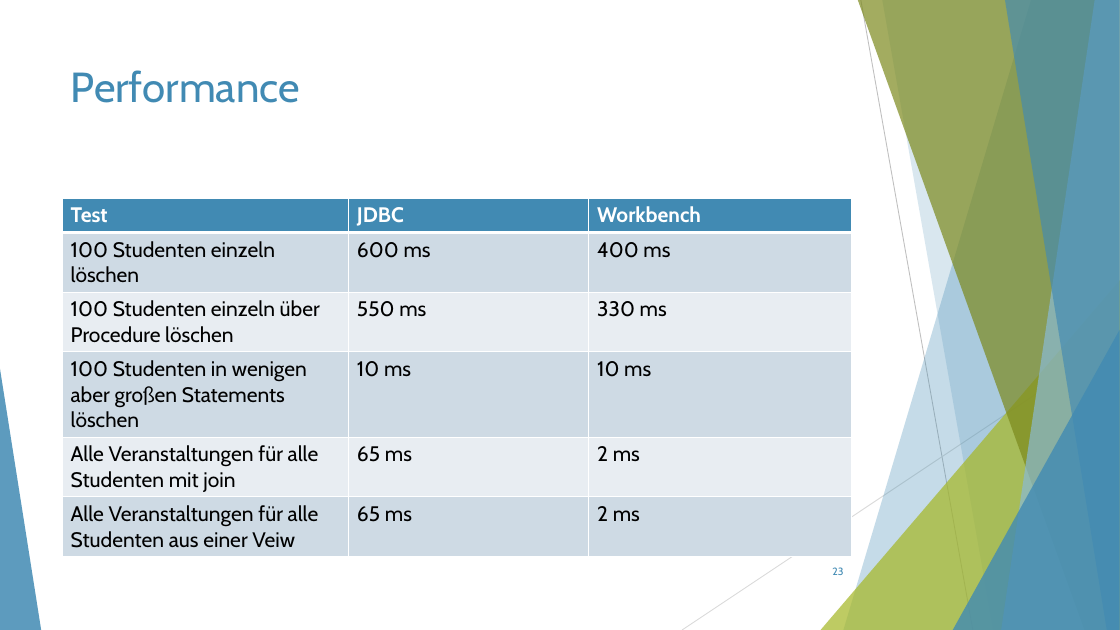
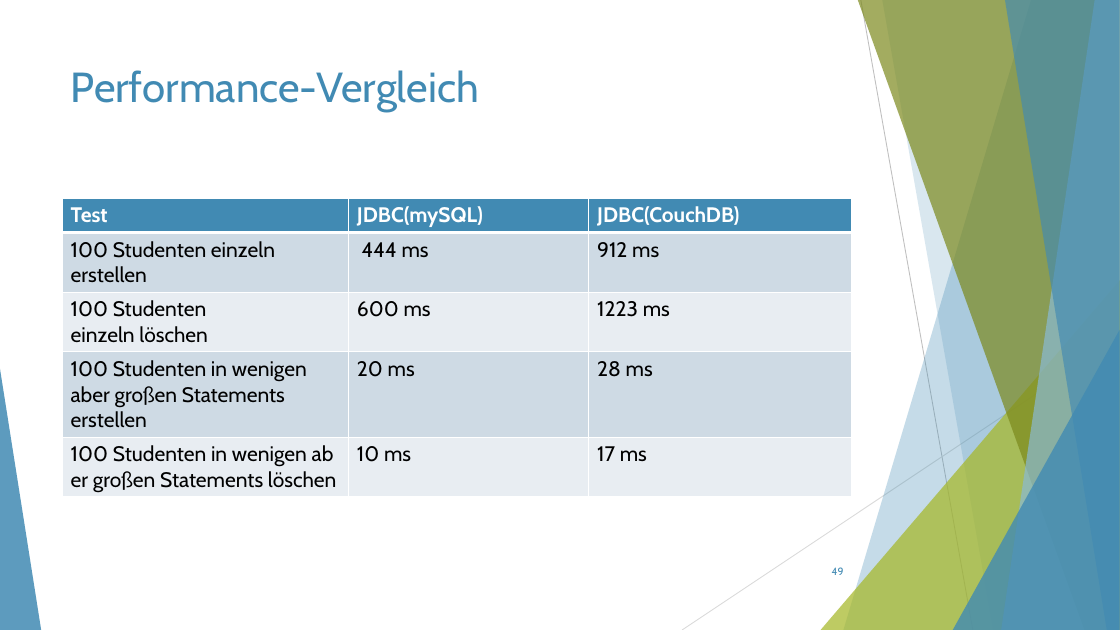
Before and after one commit to ThorbenKonopka/ModerneDB, a slide deck: slide 49 of Präsentation.pptx (slide 23 before the commit). Drawn at 1120x630 pixels with LibreOffice and Linux fonts; fonts in the diff are those of the drawing. Boxes give left, top, right and bottom in pixels: in the first picture for what was removed or moved away, otherwise in the second. Text is boxed around its words. In the diff, an @@ line names an element or a change of style, - is before the commit and + after.

Commit message:
Präsentation

```diff
--- a/Präsentation.pptx
+++ b/Präsentation.pptx
@@ title at box(71, 70, 479, 112): text changed @@
-Performance
+Performance-Vergleich
@@ table at box(62, 198, 852, 518) @@
-row 1: Test | JDBC | Workbench
-row 2: 100 Studenten einzeln löschen | 600 ms | 400 ms
-row 3: 100 Studenten einzeln über Procedure löschen | 550 ms | 330 ms
-row 4: 100 Studenten in wenigen aber großen Statements löschen | 10 ms | 10 ms
-row 5: Alle Veranstaltungen für alle Studenten mit join | 65 ms | 2 ms
-row 6: Alle Veranstaltungen für alle Studenten aus einer Veiw | 65 ms | 2 ms
+row 1: Test | JDBC(mySQL) | JDBC(CouchDB)
+row 2: 100 Studenten einzeln erstellen | 444 ms | 912 ms
+row 3: 100 Studenten einzeln löschen | 600 ms | 1223 ms
+row 4: 100 Studenten in wenigen aber großen Statements erstellen | 20 ms | 28 ms
+row 5: 100 Studenten in wenigen aber großen Statements löschen | 10 ms | 17 ms
@@ page number at box(832, 567, 844, 575): text changed @@
-23
+49
```
Also in this commit, not shown: 8 other slides changed, 29 slides added, 5 slides removed, 1 other file.
